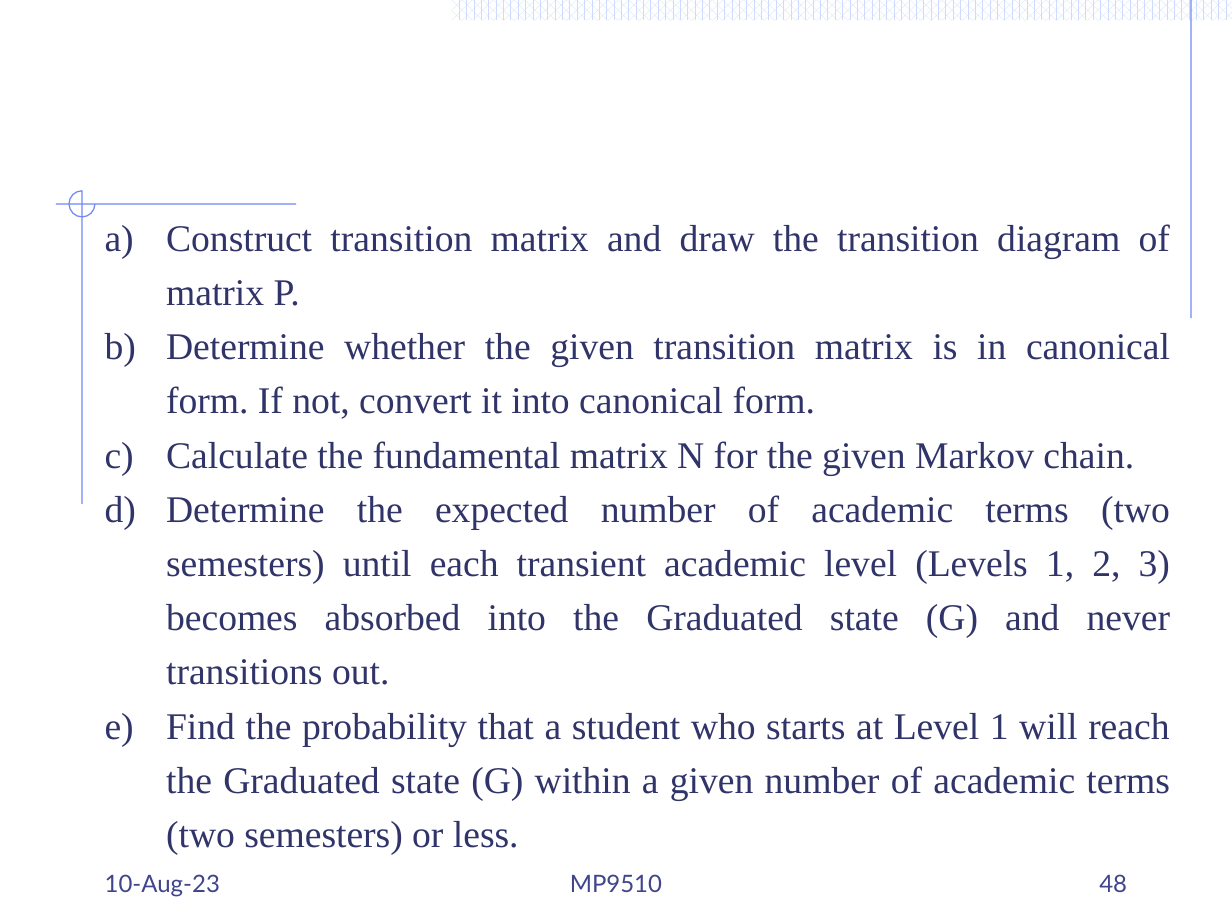
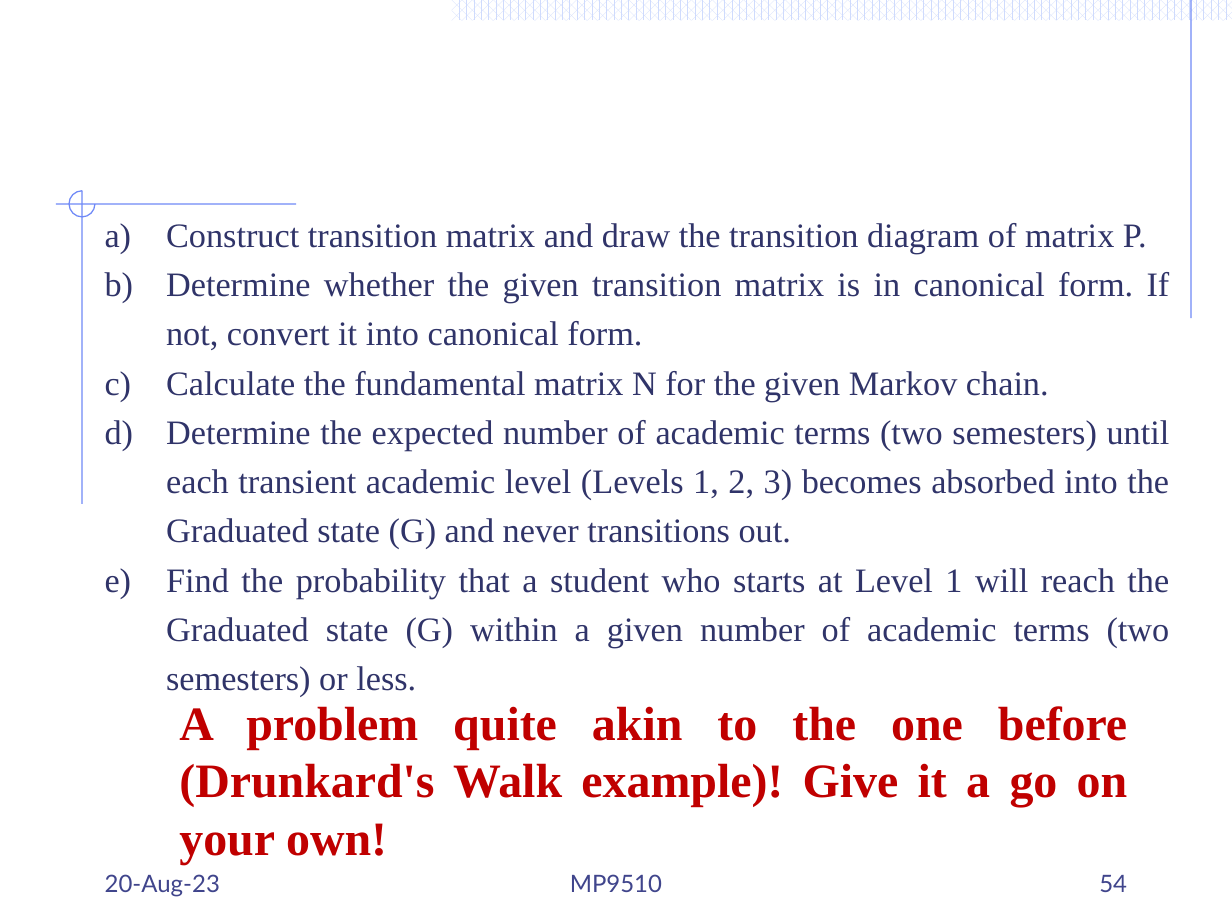
Before and after one commit to Mayooran1987/MC9510, a slide deck: slide 54 of Lect_3_Markov process.pptx (slide 48 before the commit). Drawn at 1232x924 pixels with LibreOffice and Linux fonts; fonts in the diff are those of the drawing. Boxes give left, top, right and bottom in pixels: in the first picture for what was removed or moved away, otherwise in the second. Text is boxed around its words. In the diff, an @@ line names an element or a change of style, - is before the commit and + after.

```diff
--- a/Lect_3_Markov process.pptx
+++ b/Lect_3_Markov process.pptx
@@ text "Construct transition matrix and draw ..." at (166,223,1170,697): size 22 to 20 pt @@
@@ text added at (179,706,1128,864), 28 pt, text #C00000, bold @@
+A problem quite akin to the one before (Drunkard's Walk example)! Give it a go on your own!
@@ text at (105,874,220,897): text changed @@
-10-Aug-23
+20-Aug-23
@@ page number at (1099,875,1127,892): text changed @@
-48
+54
```
Also in this commit, not shown: 25 other slides changed, 6 slides added, 1 other file.
